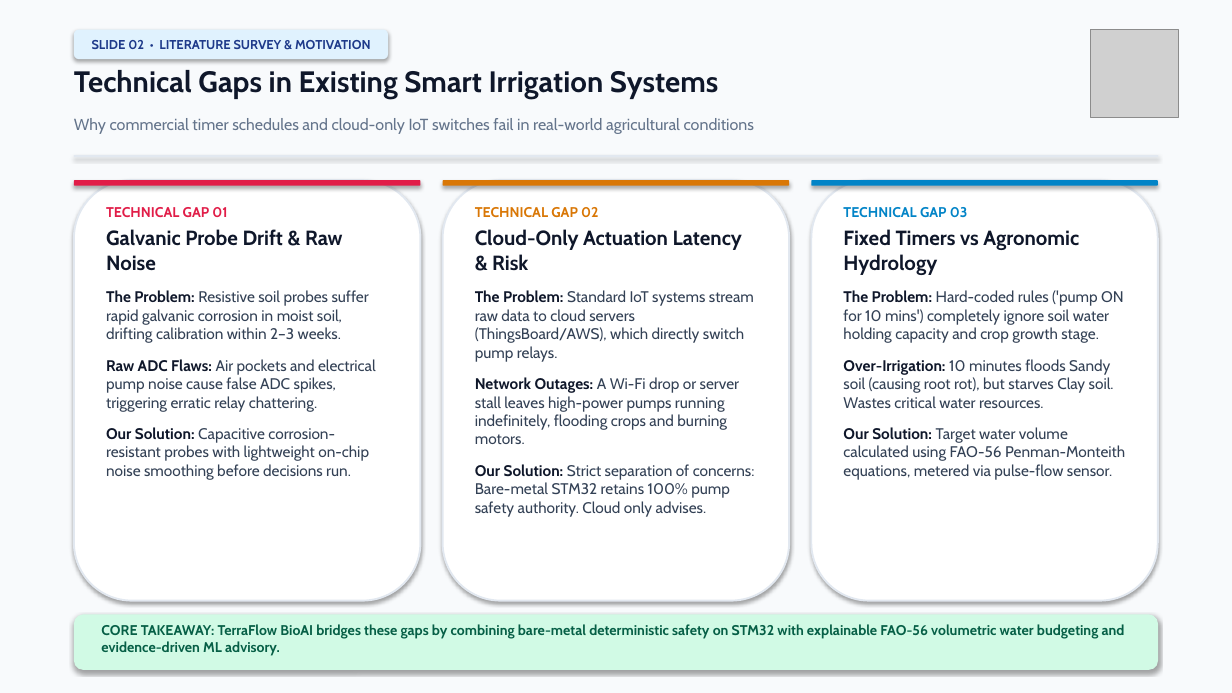
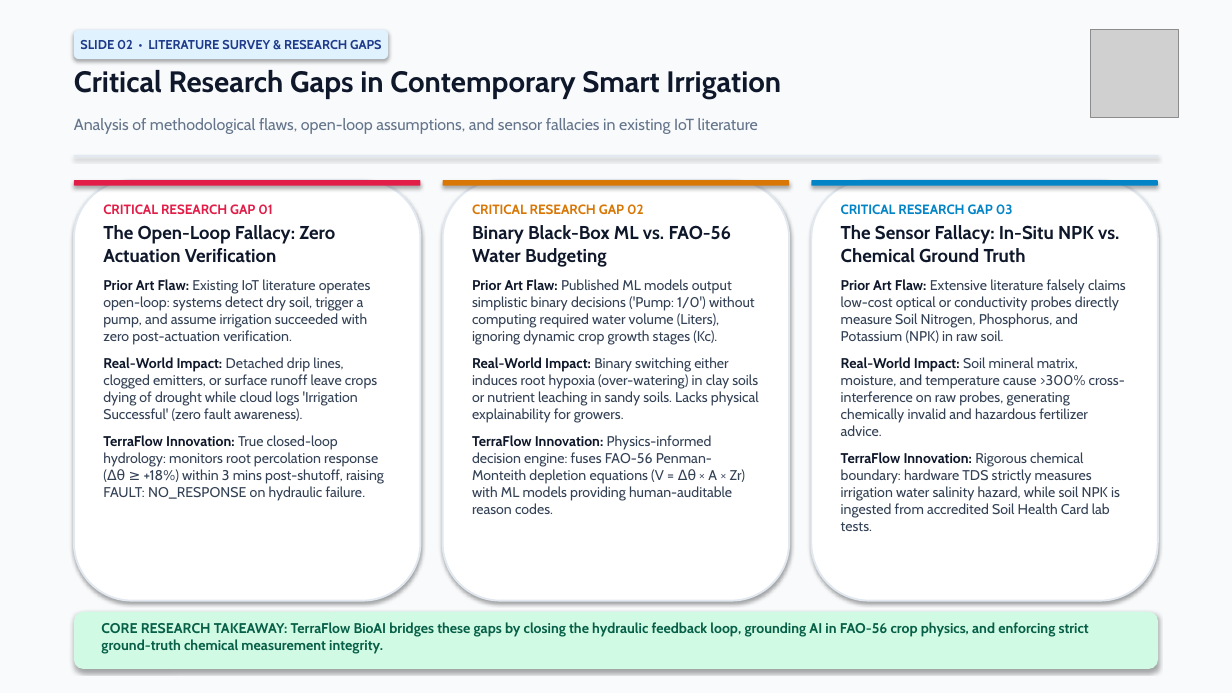
Before and after one commit to gauravhadavale07/TerraFlow_BioAI, a slide deck: slide 2 of TerraFlow_BioAI_SPIT_Major_Project.pptx. Drawn at 1232x693 pixels with LibreOffice and Linux fonts; fonts in the diff are those of the drawing; grey boxes stand for pictures. Boxes give left, top, right and bottom in pixels: in the first picture for what was removed or moved away, otherwise in the second. Text is boxed around its words. In the diff, an @@ line names an element or a change of style, - is before the commit and + after.

Commit message:
Upgrade Slide 2 with IEEE-grade research gaps and Slide 7 with clean closed-loop validation metrics

```diff
--- a/TerraFlow_BioAI_SPIT_Major_Project.pptx
+++ b/TerraFlow_BioAI_SPIT_Major_Project.pptx
@@ text in rounded rectangle at (80,40,382,49): text changed @@
-SLIDE 02 • LITERATURE SURVEY & MOTIVATION
+SLIDE 02 • LITERATURE SURVEY & RESEARCH GAPS
@@ text at (74,70,781,99): text changed @@
-Technical Gaps in Existing Smart Irrigation Systems
+Critical Research Gaps in Contemporary Smart Irrigation
@@ text at (74,118,758,134): text changed @@
-Why commercial timer schedules and cloud-only IoT switches fail in real-world agricultural conditions
+Analysis of methodological flaws, open-loop assumptions, and sensor fallacies in existing IoT literature
@@ text at (103,204,384,501): text changed; size 12 to 11 pt @@
-TECHNICAL GAP 01
-Galvanic Probe Drift & Raw Noise
-The Problem: Resistive soil probes suffer rapid galvanic corrosion in moist soil, drifting calibration within 2–3 weeks.
-Raw ADC Flaws: Air pockets and electrical pump noise cause false ADC spikes, triggering erratic relay chattering.
-Our Solution: Capacitive corrosion-resistant probes with lightweight on-chip noise smoothing before decisions run.
+CRITICAL RESEARCH GAP 01
+The Open-Loop Fallacy: Zero Actuation Verification
+Prior Art Flaw: Existing IoT literature operates open-loop: systems detect dry soil, trigger a pump, and assume irrigation succeeded with zero post-actuation verification.
+Real-World Impact: Detached drip lines, clogged emitters, or surface runoff leave crops dying of drought while cloud logs 'Irrigation Successful' (zero fault awareness).
+TerraFlow Innovation: True closed-loop hydrology: monitors root percolation response (Δθ ≥ +18%) within 3 mins post-shutoff, raising FAULT: NO_RESPONSE on hydraulic failure.
@@ text at (472,204,759,514): text changed; size 12 to 11 pt @@
-TECHNICAL GAP 02
-Cloud-Only Actuation Latency & Risk
-The Problem: Standard IoT systems stream raw data to cloud servers (ThingsBoard/AWS), which directly switch pump relays.
-Network Outages: A Wi-Fi drop or server stall leaves high-power pumps running indefinitely, flooding crops and burning motors.
-Our Solution: Strict separation of concerns: Bare-metal STM32 retains 100% pump safety authority. Cloud only advises.
+CRITICAL RESEARCH GAP 02
+Binary Black-Box ML vs. FAO-56 Water Budgeting
+Prior Art Flaw: Published ML models output simplistic binary decisions ('Pump: 1/0') without computing required water volume (Liters), ignoring dynamic crop growth stages (Kc).
+Real-World Impact: Binary switching either induces root hypoxia (over-watering) in clay soils or nutrient leaching in sandy soils. Lacks physical explainability for growers.
+TerraFlow Innovation: Physics-informed decision engine: fuses FAO-56 Penman-Monteith depletion equations (V = Δθ × A × Zr) with ML models providing human-auditable reason codes.
@@ text at (841,204,1126,531): text changed; size 12 to 11 pt @@
-TECHNICAL GAP 03
-Fixed Timers vs Agronomic Hydrology
-The Problem: Hard-coded rules ('pump ON for 10 mins') completely ignore soil water holding capacity and crop growth stage.
-Over-Irrigation: 10 minutes floods Sandy soil (causing root rot), but starves Clay soil. Wastes critical water resources.
-Our Solution: Target water volume calculated using FAO-56 Penman-Monteith equations, metered via pulse-flow sensor.
+CRITICAL RESEARCH GAP 03
+The Sensor Fallacy: In-Situ NPK vs. Chemical Ground Truth
+Prior Art Flaw: Extensive literature falsely claims low-cost optical or conductivity probes directly measure Soil Nitrogen, Phosphorus, and Potassium (NPK) in raw soil.
+Real-World Impact: Soil mineral matrix, moisture, and temperature cause >300% cross-interference on raw probes, generating chemically invalid and hazardous fertilizer advice.
+TerraFlow Innovation: Rigorous chemical boundary: hardware TDS strictly measures irrigation water salinity hazard, while soil NPK is ingested from accredited Soil Health Card lab tests.
@@ text at (101,622,1089,653): text changed @@
-CORE TAKEAWAY: TerraFlow BioAI bridges these gaps by combining bare-metal deterministic safety on STM32 with explainable FAO-56 volumetric water budgeting and evidence-driven ML advisory.
+CORE RESEARCH TAKEAWAY: TerraFlow BioAI bridges these gaps by closing the hydraulic feedback loop, grounding AI in FAO-56 crop physics, and enforcing strict ground-truth chemical measurement integrity.
```
Also in this commit, not shown: 1 other slide changed, 1 other file.
